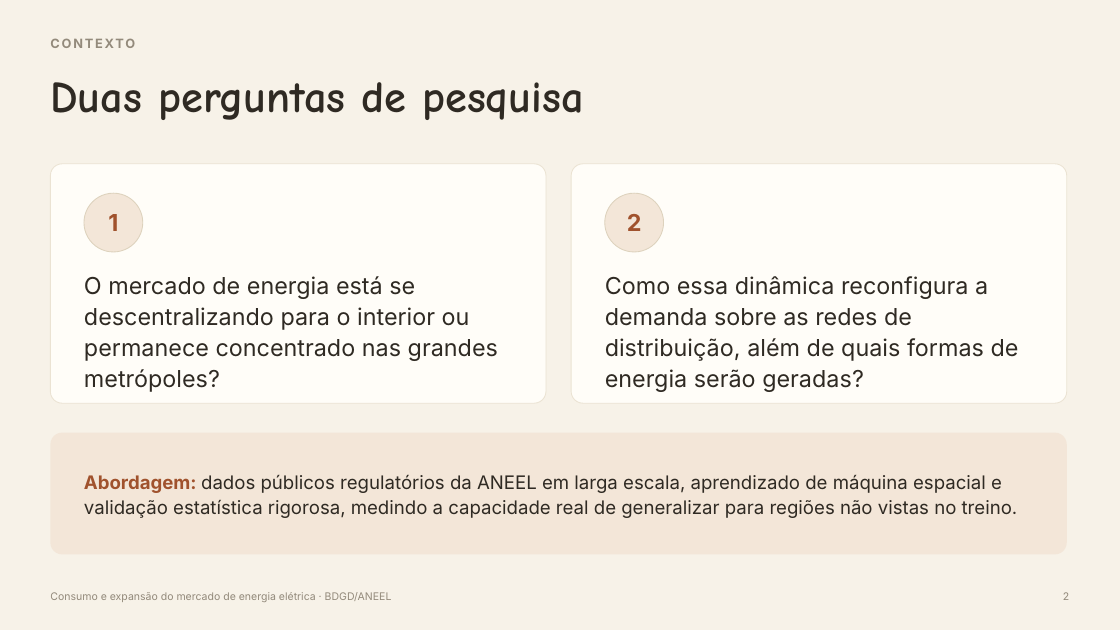
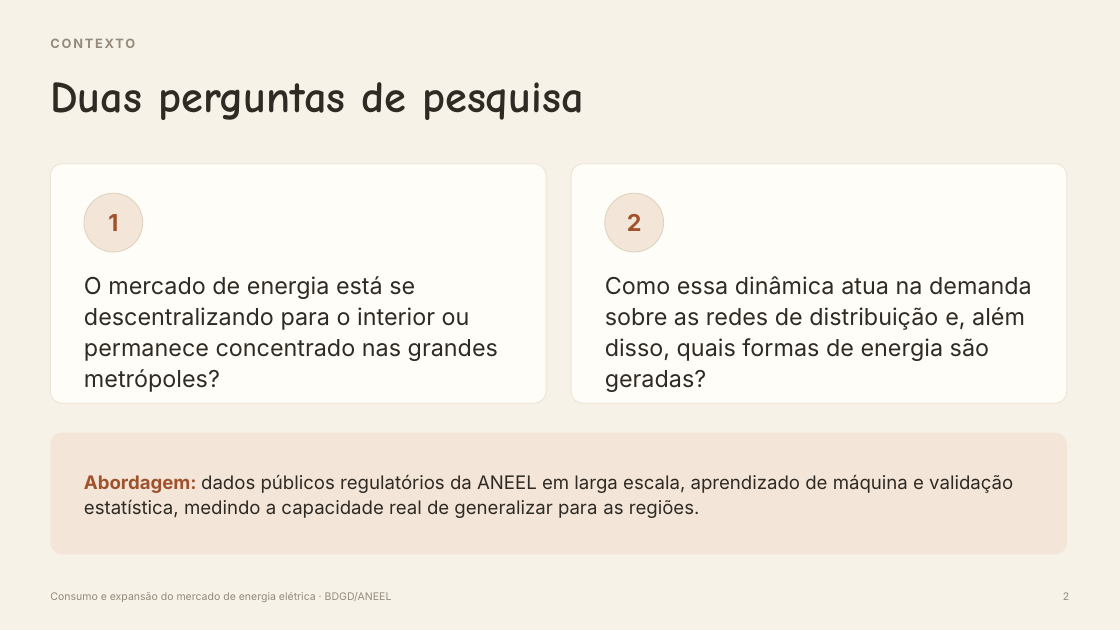
Before and after one commit to lucas-men-nobrega/TCC_projeto, a slide deck: slide 2 of apresentacao/Apresentacao_TCC_v2.pptx. Drawn at 1120x630 pixels with LibreOffice and Linux fonts; fonts in the diff are those of the drawing. Boxes give left, top, right and bottom in pixels: in the first picture for what was removed or moved away, otherwise in the second. Text is boxed around its words. In the diff, an @@ line names an element or a change of style, - is before the commit and + after.

```diff
--- a/apresentacao/Apresentacao_TCC_v2.pptx
+++ b/apresentacao/Apresentacao_TCC_v2.pptx
@@ text at [605, 276, 1032, 361]: text changed @@
-Como essa dinâmica reconfigura a demanda sobre as redes de distribuição, além de quais formas de energia serão geradas?
+Como essa dinâmica atua na demanda sobre as redes de distribuição e, além disso, quais formas de energia são geradas?
@@ text at [84, 475, 1013, 518]: text changed @@
-Abordagem: dados públicos regulatórios da ANEEL em larga escala, aprendizado de máquina espacial e validação estatística rigorosa, medindo a capacidade real de generalizar para regiões não vistas no treino.
+Abordagem: dados públicos regulatórios da ANEEL em larga escala, aprendizado de máquina e validação estatística, medindo a capacidade real de generalizar para as regiões.
```
Also in this commit, not shown: 16 other slides changed, 2 slides added, 3 slides removed, 4 other files.
